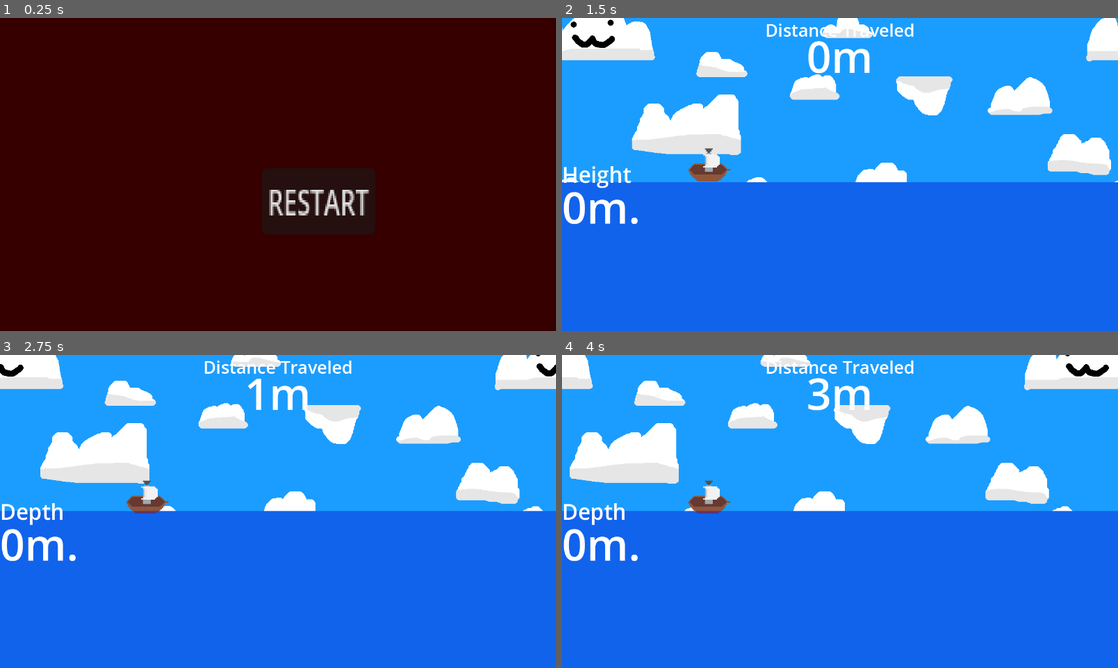
Above: before the commit, frames 1-4 (two rows, left to right).
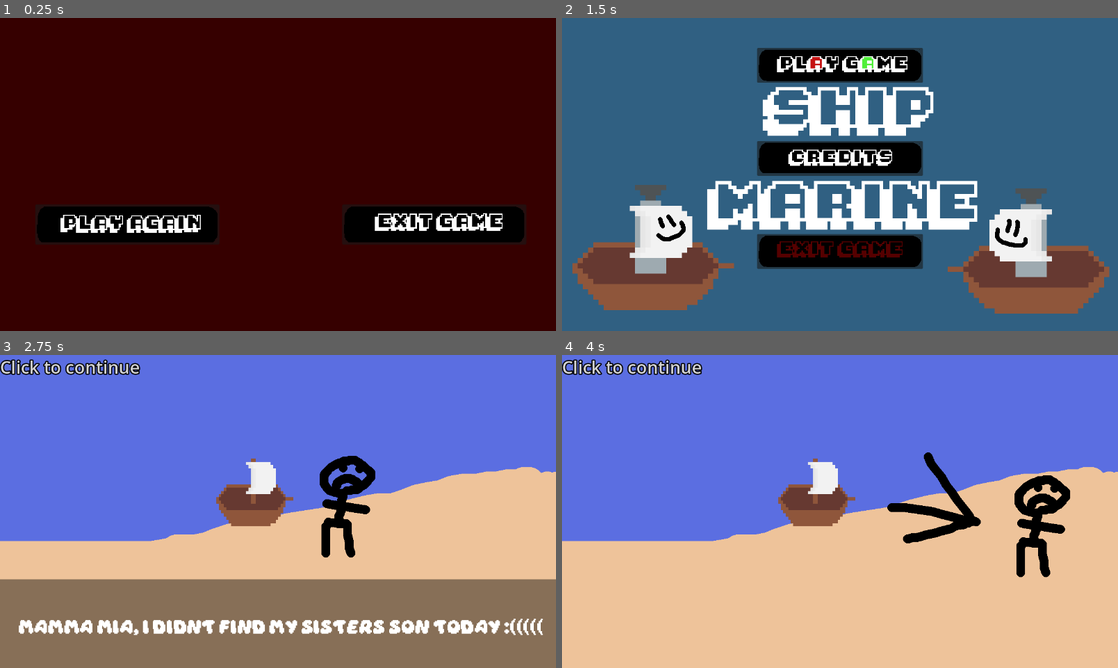
Above: after the commit, the same moments.

Repository: dkristia/Shipmarine
Game: Godot game, scene res://Scenes/GameOver/game_over.tscn
Two runs of this game, one before a commit and one after it. Both use one fixed random seed, a clock stepped at 60 frames per second and the inputs below. This scene is started directly instead of the project's main scene.
Inputs (mouse positions are in pixels of both pictures, inside the frame that each line leads up to; where the layout moved, square brackets give the same spot in the first picture):
- Up to frame 1 (0.25 s): no input
- Up to frame 2 (1.5 s): click (878, 202) at 0.5 s, where only the run before the commit has a clickable "RESTART"; click (689, 224) [840, 64] at 1.25 s
- Up to frame 3 (2.75 s): click (278, 401) at 2.02 s
- Up to frame 4 (4 s): click (840, 511) at 2.77 s; click (840, 511) at 3.52 s

The runs differ from the first frame. In frame 1, 8.2% of the frame differs, in the area x 6-95%, y 54-72%; in frame 2, 100%; in frame 3, 100%; in frame 4, 100%, in the area x 0-100%, y 0-100%.

Commit message:
finished game

Diff:
--- a/GUI.tscn
+++ b/GUI.tscn
@@ -9,9 +9,11 @@
 
 [sub_resource type="LabelSettings" id="LabelSettings_wgm0u"]
 font_size = 40
+font_color = Color(0, 1, 0, 1)
 
 [sub_resource type="LabelSettings" id="LabelSettings_bh7ps"]
 font_size = 100
+font_color = Color(0, 1, 0, 1)
 
 [node name="CanvasLayer" type="CanvasLayer"]
 
--- a/Objects/Ship/ShipMovement.gd
+++ b/Objects/Ship/ShipMovement.gd
@@ -16,6 +16,7 @@
 func _physics_process(delta):
 	if $"/root/Game".isDead:
 		_animated_sprite.play("explosion")
+		_depth_text.visible = false
 		return
 	if position.y >= 500000:
 		get_tree().change_scene_to_file("res://Scenes/GameOver/game_over.tscn")
--- a/Objects/Ship/ship.tscn
+++ b/Objects/Ship/ship.tscn
@@ -18,6 +18,7 @@
 [ext_resource type="AudioStream" uid="uid://cydkqhls2y5w4" path="res://Objects/Ship/explosion.wav" id="15_0ox0s"]
 
 [sub_resource type="RectangleShape2D" id="RectangleShape2D_a6ljk"]
+size = Vector2(10, 20)
 
 [sub_resource type="SpriteFrames" id="SpriteFrames_hrgc0"]
 animations = [{
@@ -110,6 +111,7 @@
 script = ExtResource("1_o71jj")
 
 [node name="HitBox" type="CollisionShape2D" parent="."]
+position = Vector2(5, 0)
 scale = Vector2(1, 0.30303)
 shape = SubResource("RectangleShape2D_a6ljk")
 
--- /dev/null
+++ b/Scenes/Cutscene/cutscene.gd
@@ -0,0 +1,25 @@
+extends Control
+
+
+
+func _ready():
+	get_node("/root/first").first = false
+
+@onready var canvaslayer = $CanvasLayer
+@onready var working = $working
+@onready var leaving = $leaving
+var cutscene = 1
+
+func _on_button_pressed():
+	if cutscene == 12:
+		get_tree().change_scene_to_file("res://Scenes/Game/game.tscn")
+	else:
+		$CanvasLayer.get_node("Cutscene" + str(cutscene)).visible = false
+		cutscene += 1
+		$CanvasLayer.get_node("Cutscene" + str(cutscene)).visible = true
+		if cutscene == 6 or cutscene == 7:
+			if working.playing:
+				working.stop()
+			working.play()
+		if cutscene == 12:
+			leaving.play()
--- /dev/null
+++ b/Scenes/Cutscene/cutscene.tscn
@@ -0,0 +1,124 @@
+[gd_scene load_steps=19 format=3 uid="uid://d3bkq56rxk5ol"]
+
+[ext_resource type="Script" path="res://Scenes/Cutscene/cutscene.gd" id="1_eiejo"]
+[ext_resource type="Texture2D" uid="uid://bdiec42hmnbm0" path="res://Scenes/Cutscene/cutscene_1.png" id="2_2cvn0"]
+[ext_resource type="Texture2D" uid="uid://d3avhk0nej8fl" path="res://Scenes/Cutscene/cutscene_2.png" id="3_vglwd"]
+[ext_resource type="Texture2D" uid="uid://cnd0gd53wx3y5" path="res://Scenes/Cutscene/cutscene_3.png" id="4_d6q0c"]
+[ext_resource type="Texture2D" uid="uid://dgllwa6pf07sn" path="res://Scenes/Cutscene/cutscene_4.png" id="5_oifmv"]
+[ext_resource type="Texture2D" uid="uid://ctyncgaoe3tx" path="res://Scenes/Cutscene/cutscene_5.png" id="6_r432t"]
+[ext_resource type="Texture2D" uid="uid://dhm1pu3p4w3jt" path="res://Scenes/Cutscene/cutscene_6.png" id="7_fdyuc"]
+[ext_resource type="Texture2D" uid="uid://cabyk1lllruqn" path="res://Scenes/Cutscene/cutscene_7.png" id="8_4084i"]
+[ext_resource type="Texture2D" uid="uid://doru3vihvuq0h" path="res://Scenes/Cutscene/cutscene_8.png" id="9_k7ech"]
+[ext_resource type="Texture2D" uid="uid://up70j07xxj3m" path="res://Scenes/Cutscene/cutscene_9.png" id="10_yw4iy"]
+[ext_resource type="Texture2D" uid="uid://do44yfk35chur" path="res://Scenes/Cutscene/cutscene_10.png" id="11_nlbi8"]
+[ext_resource type="Texture2D" uid="uid://j8jqufncdmuv" path="res://Scenes/Cutscene/cutscene_11.png" id="12_psj6u"]
+[ext_resource type="Texture2D" uid="uid://ccpjtcr652tx8" path="res://Scenes/Cutscene/cutscene_12.png" id="13_ugnee"]
+[ext_resource type="AudioStream" uid="uid://6bobsayc528k" path="res://Scenes/Cutscene/Cutscene.wav" id="14_85rk3"]
+[ext_resource type="AudioStream" uid="uid://bnyu0ltnba720" path="res://Scenes/Cutscene/workingsounds.wav" id="15_w0fob"]
+[ext_resource type="AudioStream" uid="uid://dw7dqwy5yfhse" path="res://Scenes/Cutscene/leavingsounds.wav" id="16_fbueu"]
+
+[sub_resource type="LabelSettings" id="LabelSettings_yvhjk"]
+font_size = 40
+font_color = Color(0.827451, 0.827451, 0.827451, 1)
+outline_size = 10
+outline_color = Color(0, 0, 0, 1)
+
+[sub_resource type="StyleBoxEmpty" id="StyleBoxEmpty_g3h8b"]
+
+[node name="cutscene" type="Control"]
+layout_mode = 3
+anchors_preset = 15
+anchor_right = 1.0
+anchor_bottom = 1.0
+grow_horizontal = 2
+grow_vertical = 2
+script = ExtResource("1_eiejo")
+
+[node name="CanvasLayer" type="CanvasLayer" parent="."]
+
+[node name="Cutscene1" type="Sprite2D" parent="CanvasLayer"]
+texture = ExtResource("2_2cvn0")
+centered = false
+
+[node name="Cutscene2" type="Sprite2D" parent="CanvasLayer"]
+visible = false
+texture = ExtResource("3_vglwd")
+centered = false
+
+[node name="Cutscene3" type="Sprite2D" parent="CanvasLayer"]
+visible = false
+texture = ExtResource("4_d6q0c")
+centered = false
+
+[node name="Cutscene4" type="Sprite2D" parent="CanvasLayer"]
+visible = false
+texture = ExtResource("5_oifmv")
+centered = false
+
+[node name="Cutscene5" type="Sprite2D" parent="CanvasLayer"]
+visible = false
+texture = ExtResource("6_r432t")
+centered = false
+
+[node name="Cutscene6" type="Sprite2D" parent="CanvasLayer"]
+visible = false
+texture = ExtResource("7_fdyuc")
+centered = false
+
+[node name="Cutscene7" type="Sprite2D" parent="CanvasLayer"]
+visible = false
+texture = ExtResource("8_4084i")
+centered = false
+
+[node name="Cutscene8" type="Sprite2D" parent="CanvasLayer"]
+visible = false
+texture = ExtResource("9_k7ech")
+centered = false
+
+[node name="Cutscene9" type="Sprite2D" parent="CanvasLayer"]
+visible = false
+texture = ExtResource("10_yw4iy")
+centered = false
+
+[node name="Cutscene10" type="Sprite2D" parent="CanvasLayer"]
+visible = false
+texture = ExtResource("11_nlbi8")
+centered = false
+
+[node name="Cutscene11" type="Sprite2D" parent="CanvasLayer"]
+visible = false
+texture = ExtResource("12_psj6u")
+centered = false
+
+[node name="Cutscene12" type="Sprite2D" parent="CanvasLayer"]
+visible = false
+texture = ExtResource("13_ugnee")
+centered = false
+
+[node name="Label" type="Label" parent="CanvasLayer"]
+offset_right = 40.0
+offset_bottom = 23.0
+text = "Click to continue"
+label_settings = SubResource("LabelSettings_yvhjk")
+
+[node name="Button" type="Button" parent="CanvasLayer"]
+custom_minimum_size = Vector2(1280, 720)
+offset_right = 8.0
+offset_bottom = 8.0
+theme_override_styles/normal = SubResource("StyleBoxEmpty_g3h8b")
+theme_override_styles/hover = SubResource("StyleBoxEmpty_g3h8b")
+theme_override_styles/pressed = SubResource("StyleBoxEmpty_g3h8b")
+theme_override_styles/disabled = SubResource("StyleBoxEmpty_g3h8b")
+theme_override_styles/focus = SubResource("StyleBoxEmpty_g3h8b")
+
+[node name="AudioStreamPlayer" type="AudioStreamPlayer" parent="."]
+stream = ExtResource("14_85rk3")
+autoplay = true
+
+[node name="working" type="AudioStreamPlayer" parent="."]
+stream = ExtResource("15_w0fob")
+
+[node name="leaving" type="AudioStreamPlayer" parent="."]
+stream = ExtResource("16_fbueu")
+
+[connection signal="pressed" from="CanvasLayer/Button" to="." method="_on_button_pressed"]
--- a/Scenes/Game/game.gd
+++ b/Scenes/Game/game.gd
@@ -26,6 +26,9 @@
 
 	_score.text = str(int(score)) + "m"
 
+	if score >= 100:
+		get_tree().change_scene_to_file("res://Scenes/Victory/victory.tscn")
+
 	if isDead:
 		speed = 0
 
--- a/Scenes/GameOver/game_over.gd
+++ b/Scenes/GameOver/game_over.gd
@@ -11,6 +11,9 @@
 	pass
 
 
-func _on_button_pressed():
+func _on_play_pressed():
 	get_tree().change_scene_to_file("res://Scenes/MainMenu/main_menu.tscn")
 	pass # Replace with function body.
+
+func _on_exit_pressed():
+	get_tree().quit()
--- a/Scenes/GameOver/game_over.tscn
+++ b/Scenes/GameOver/game_over.tscn
@@ -1,7 +1,9 @@
-[gd_scene load_steps=3 format=3 uid="uid://cdywgr4lpuseu"]
+[gd_scene load_steps=5 format=3 uid="uid://cdywgr4lpuseu"]
 
 [ext_resource type="Script" path="res://Scenes/GameOver/game_over.gd" id="1_voxts"]
+[ext_resource type="Texture2D" uid="uid://rnpgm1iyhtn5" path="res://Scenes/GameOver/deathscreen_playagain.png" id="2_o58dx"]
 [ext_resource type="AudioStream" uid="uid://dggv3y367mlf4" path="res://Scenes/GameOver/Dead.wav" id="2_vmtfg"]
+[ext_resource type="Texture2D" uid="uid://ba6vdpko4ga43" path="res://Scenes/GameOver/deathscreen_exitgame.png" id="3_rfpnp"]
 
 [node name="game_over" type="Control"]
 layout_mode = 3
@@ -22,25 +24,56 @@
 color = Color(1, 0, 0, 0.211765)
 metadata/_edit_use_anchors_ = true
 
-[node name="Button" type="Button" parent="CanvasLayer"]
-anchors_preset = 8
-anchor_left = 0.5
+[node name="HBoxContainer" type="HBoxContainer" parent="CanvasLayer"]
+anchors_preset = 4
 anchor_top = 0.5
-anchor_right = 0.5
 anchor_bottom = 0.5
-offset_left = -37.5
-offset_top = -15.5
-offset_right = 37.5
-offset_bottom = 15.5
-grow_horizontal = 2
+offset_left = 81.0
+offset_top = 69.0
+offset_right = 1099.0
+offset_bottom = 147.0
 grow_vertical = 2
-scale = Vector2(3.48391, 4.95245)
+scale = Vector2(1.11086, 1.18191)
 size_flags_horizontal = 4
-text = "RESTART"
-metadata/_edit_use_anchors_ = true
+size_flags_vertical = 4
+alignment = 1
+
+[node name="VBoxContainer2" type="VBoxContainer" parent="CanvasLayer/HBoxContainer"]
+layout_mode = 2
+size_flags_horizontal = 4
+alignment = 1
+
+[node name="play" type="Button" parent="CanvasLayer/HBoxContainer/VBoxContainer2"]
+layout_mode = 2
+icon = ExtResource("2_o58dx")
+
+[node name="MarginContainer" type="MarginContainer" parent="CanvasLayer/HBoxContainer"]
+layout_mode = 2
+
+[node name="Label" type="Label" parent="CanvasLayer/HBoxContainer/MarginContainer"]
+layout_mode = 2
+text = "                                                           "
+
+[node name="VBoxContainer" type="VBoxContainer" parent="CanvasLayer/HBoxContainer"]
+layout_mode = 2
+size_flags_horizontal = 4
+alignment = 1
+
+[node name="exit" type="Button" parent="CanvasLayer/HBoxContainer/VBoxContainer"]
+layout_mode = 2
+icon = ExtResource("3_rfpnp")
+
+[node name="Label" type="Label" parent="CanvasLayer"]
+offset_left = 614.0
+offset_top = 72.0
+offset_right = 654.0
+offset_bottom = 95.0
+size_flags_horizontal = 4
+size_flags_vertical = 0
 
 [node name="AudioStreamPlayer" type="AudioStreamPlayer" parent="."]
 stream = ExtResource("2_vmtfg")
 autoplay = true
 
-[connection signal="pressed" from="CanvasLayer/Button" to="." method="_on_button_pressed"]
+[connection signal="pressed" from="CanvasLayer/HBoxContainer/VBoxContainer2/play" to="." method="_on_play_pressed"]
+[connection signal="pressed" from="CanvasLayer/HBoxContainer/VBoxContainer/exit" to="." method="_on_exit_pressed"]
--- a/Scenes/MainMenu/main_menu.gd
+++ b/Scenes/MainMenu/main_menu.gd
@@ -2,6 +2,7 @@
 
 
 var credits = preload("res://Scenes/Credits/credits.tscn")
+@onready var first_time = get_node("/root/first").first
 
 # Called every frame. 'delta' is the elapsed time since the previous frame.
 func _process(delta):
@@ -10,7 +11,10 @@
 
 
 func _on_play_pressed():
-	get_tree().change_scene_to_file("res://Scenes/Game/game.tscn")
+	if first_time:
+		get_tree().change_scene_to_file("res://Scenes/Cutscene/cutscene.tscn")
+	else:
+		get_tree().change_scene_to_file("res://Scenes/Game/game.tscn")
 
 
 func _on_credits_pressed():
--- /dev/null
+++ b/Scenes/Victory/victory.gd
@@ -0,0 +1,15 @@
+extends Control
+
+
+# Called when the node enters the scene tree for the first time.
+func _ready():
+	pass # Replace with function body.
+
+
+# Called every frame. 'delta' is the elapsed time since the previous frame.
+func _process(delta):
+	pass
+
+
+func _on_button_pressed():
+	get_tree().change_scene_to_file("res://Scenes/MainMenu/main_menu.tscn")
--- /dev/null
+++ b/Scenes/Victory/victory.tscn
@@ -0,0 +1,48 @@
+[gd_scene load_steps=6 format=3 uid="uid://c2xwpnfsboxud"]
+
+[ext_resource type="Texture2D" uid="uid://bod8bgtkj6es" path="res://Scenes/Victory/winscreen.png" id="1_8kwxo"]
+[ext_resource type="Script" path="res://Scenes/Victory/victory.gd" id="1_no2el"]
+[ext_resource type="AudioStream" uid="uid://dbqc7enqr20pc" path="res://Scenes/Victory/Victory.wav" id="2_nrbrp"]
+
+[sub_resource type="LabelSettings" id="LabelSettings_t8us4"]
+font_size = 50
+
+[sub_resource type="StyleBoxEmpty" id="StyleBoxEmpty_qqqdh"]
+
+[node name="victory" type="Control"]
+layout_mode = 3
+anchors_preset = 15
+anchor_right = 1.0
+anchor_bottom = 1.0
+grow_horizontal = 2
+grow_vertical = 2
+script = ExtResource("1_no2el")
+
+[node name="CanvasLayer" type="CanvasLayer" parent="."]
+
+[node name="Winscreen" type="Sprite2D" parent="CanvasLayer"]
+texture = ExtResource("1_8kwxo")
+centered = false
+
+[node name="Label" type="Label" parent="CanvasLayer"]
+offset_left = 436.0
+offset_top = 631.0
+offset_right = 873.0
+offset_bottom = 703.0
+text = "Click to play again"
+label_settings = SubResource("LabelSettings_t8us4")
+
+[node name="Button" type="Button" parent="CanvasLayer"]
+offset_right = 1280.0
+offset_bottom = 720.0
+theme_override_styles/normal = SubResource("StyleBoxEmpty_qqqdh")
+theme_override_styles/hover = SubResource("StyleBoxEmpty_qqqdh")
+theme_override_styles/pressed = SubResource("StyleBoxEmpty_qqqdh")
+theme_override_styles/disabled = SubResource("StyleBoxEmpty_qqqdh")
+theme_override_styles/focus = SubResource("StyleBoxEmpty_qqqdh")
+
+[node name="AudioStreamPlayer" type="AudioStreamPlayer" parent="."]
+stream = ExtResource("2_nrbrp")
+autoplay = true
+
+[connection signal="pressed" from="CanvasLayer/Button" to="." method="_on_button_pressed"]
--- /dev/null
+++ b/first.gd
@@ -0,0 +1,4 @@
+extends Node
+
+
+@export var first = true
--- a/project.godot
+++ b/project.godot
@@ -14,6 +14,10 @@
 run/main_scene="res://Scenes/MainMenu/main_menu.tscn"
 config/features=PackedStringArray("4.1", "Forward Plus")
 config/icon="res://ship_96.png"
+
+[autoload]
+
+first="*res://first.gd"
 
 [display]
 
Not shown, added: Scenes/Cutscene/Cutscene.wav.import
Binary file added: Scenes/Cutscene/cutscene_1.png
Not shown, added: Scenes/Cutscene/cutscene_1.png.import
Binary file added: Scenes/Cutscene/cutscene_10.png
Not shown, added: Scenes/Cutscene/cutscene_10.png.import
Binary file added: Scenes/Cutscene/cutscene_11.png
Not shown, added: Scenes/Cutscene/cutscene_11.png.import
Binary file added: Scenes/Cutscene/cutscene_12.png
Not shown, added: Scenes/Cutscene/cutscene_12.png.import
Binary file added: Scenes/Cutscene/cutscene_2.png
Not shown, added: Scenes/Cutscene/cutscene_2.png.import
Binary file added: Scenes/Cutscene/cutscene_3.png
(and 26 more such lines)
